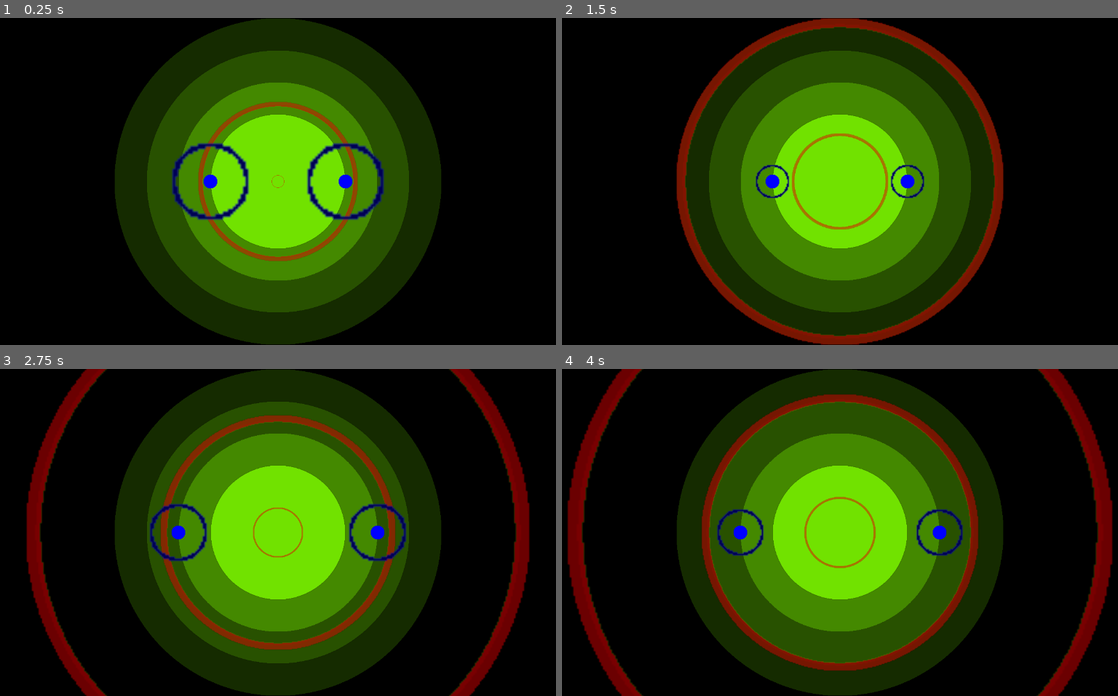
Above: before the commit, frames 1-4 (two rows, left to right).
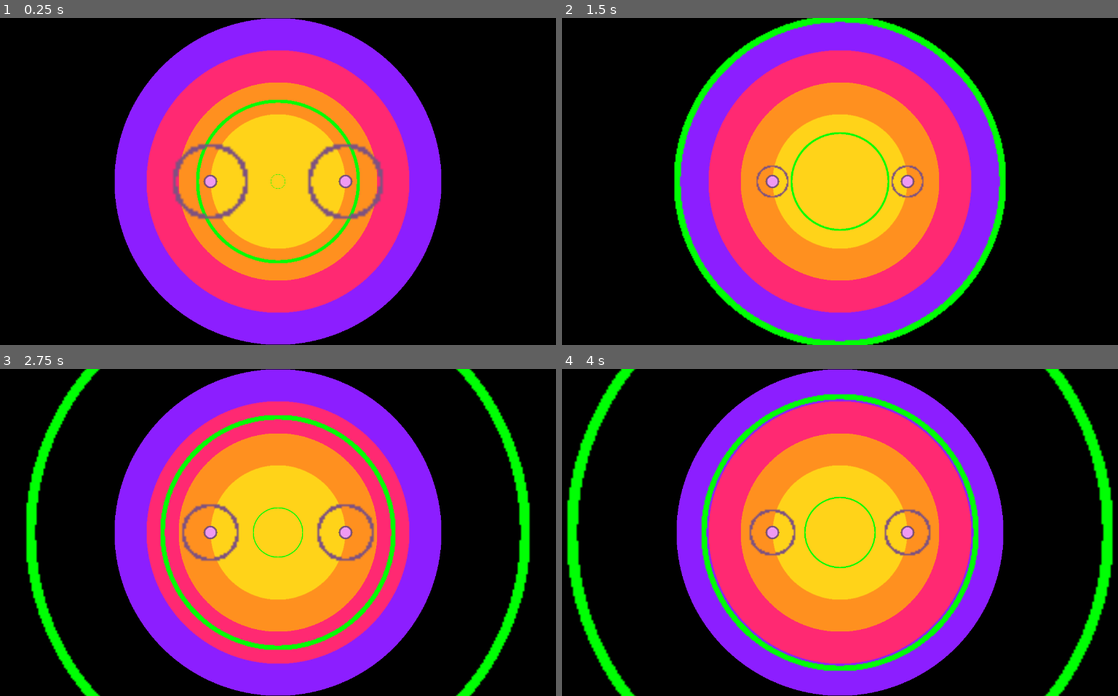
Above: after the commit, the same moments.

Repository: wispykey/epicenter
Game: Godot game, scene res://Main.tscn
Two runs of this game, one before a commit and one after it. Both use one fixed random seed, a clock stepped at 60 frames per second and the inputs below. Sound files missing from this copy of the repository are replaced by a short silence.
Inputs:
- Up to frame 1 (0.25 s): no input
- Up to frame 2 (1.5 s): hold J (hit_ring1_right) 0.53-1.28 s
- Up to frame 3 (2.75 s): hold J (hit_ring1_right) from 2.03 s (still down)
- Up to frame 4 (4 s): tap Enter at 3.5 s; release J (hit_ring1_right) at 3.53 s

The runs differ from the first frame. In frame 1, 46% of the frame differs, in the area x 20-80%, y 0-100%; in frame 2, 48%; in frame 3, 53%; in frame 4, 53%, in the area x 0-100%, y 0-100%.

Commit message:
Try synthwave color palette

Diff:
--- a/BeatMarker.tscn
+++ b/BeatMarker.tscn
@@ -4,8 +4,8 @@
 
 [sub_resource type="Gradient" id="Gradient_y7sgm"]
 interpolation_mode = 1
-offsets = PackedFloat32Array(0, 0.9, 0.98)
-colors = PackedColorArray(0, 0, 1, 1, 0, 0, 1, 1, 0, 0, 1, 0)
+offsets = PackedFloat32Array(0, 0.72, 0.94666666)
+colors = PackedColorArray(0.9372549, 0.6039216, 0.9490196, 1, 0.49400002, 0.32, 0.5, 1, 0, 0, 0, 0)
 
 [sub_resource type="GradientTexture2D" id="GradientTexture2D_27dc3"]
 gradient = SubResource("Gradient_y7sgm")
@@ -18,7 +18,7 @@
 [sub_resource type="Gradient" id="Gradient_27dc3"]
 interpolation_mode = 1
 offsets = PackedFloat32Array(0, 0.88, 1)
-colors = PackedColorArray(0, 0, 1, 0, 0, 0, 0.33333334, 1, 0, 0, 1, 0)
+colors = PackedColorArray(0.49411765, 0.32156864, 0.5019608, 0, 0.49411765, 0.32156864, 0.5019608, 1, 0.49411765, 0.32156864, 0.5019608, 0)
 
 [sub_resource type="GradientTexture2D" id="GradientTexture2D_w2220"]
 gradient = SubResource("Gradient_27dc3")
--- a/Main.tscn
+++ b/Main.tscn
@@ -21,7 +21,7 @@
 [sub_resource type="Gradient" id="Gradient_rxg2q"]
 interpolation_mode = 1
 offsets = PackedFloat32Array(0.98, 1)
-colors = PackedColorArray(0.085, 0.17, 0, 1, 0, 0, 0, 0)
+colors = PackedColorArray(0.54901963, 0.11764706, 1, 1, 0, 0, 0, 0)
 
 [sub_resource type="GradientTexture2D" id="GradientTexture2D_glv2v"]
 gradient = SubResource("Gradient_rxg2q")
@@ -34,7 +34,7 @@
 [sub_resource type="Gradient" id="Gradient_glv2v"]
 interpolation_mode = 1
 offsets = PackedFloat32Array(0.98, 1)
-colors = PackedColorArray(0.16, 0.32, 0, 1, 0, 0, 0, 0)
+colors = PackedColorArray(1, 0.16078432, 0.44705883, 1, 1, 0.16078432, 0.45882353, 0)
 
 [sub_resource type="GradientTexture2D" id="GradientTexture2D_uu6xs"]
 gradient = SubResource("Gradient_glv2v")
@@ -47,7 +47,7 @@
 [sub_resource type="Gradient" id="Gradient_r0du0"]
 interpolation_mode = 1
 offsets = PackedFloat32Array(0.96, 1)
-colors = PackedColorArray(0.27, 0.54, 0, 1, 0, 0, 0, 0)
+colors = PackedColorArray(1, 0.5647059, 0.12156863, 1, 1, 0.5647059, 0.12156863, 0)
 
 [sub_resource type="GradientTexture2D" id="GradientTexture2D_cm0pq"]
 gradient = SubResource("Gradient_r0du0")
@@ -60,7 +60,7 @@
 [sub_resource type="Gradient" id="Gradient_fos0i"]
 interpolation_mode = 1
 offsets = PackedFloat32Array(0.96, 1)
-colors = PackedColorArray(0.445, 0.89, 0, 1, 0, 0, 0, 0)
+colors = PackedColorArray(1, 0.827451, 0.09803922, 1, 1, 0.827451, 0.09803922, 0)
 
 [sub_resource type="GradientTexture2D" id="GradientTexture2D_3dxm6"]
 gradient = SubResource("Gradient_fos0i")
--- /dev/null
+++ b/all_downbeats_beatmap.tres
@@ -0,0 +1,14 @@
+[gd_resource type="Resource" script_class="BeatMap" load_steps=3 format=3 uid="uid://crkxwn1dgrn35"]
+
+[ext_resource type="Script" uid="uid://ebwt0iyw76lk" path="res://beatmap.gd" id="1_fqkim"]
+[ext_resource type="AudioStream" uid="uid://rk0c0lkr3oco" path="res://2024-01-17-#RadiateNeon_Cutscene.mp3" id="2_ejjs4"]
+
+[resource]
+script = ExtResource("1_fqkim")
+song_stream = ExtResource("2_ejjs4")
+right_side_timings = {
+1: PackedInt32Array(1)
+}
+left_side_timings = {
+1: PackedInt32Array(1)
+}
--- a/beatmap.gd
+++ b/beatmap.gd
@@ -1,44 +1,11 @@
 class_name BeatMap
 extends Resource
 
-var bpm: int = 120
-var song_stream = load("res://2024-01-17-#RadiateNeon_Cutscene.mp3")
+@export var bpm: int = 120
+@export var song_stream: AudioStream
+@export var is_symmetric: bool = true
+@export var is_looping: bool = true
 
 # Include all measures (even empty ones) for clarity
-var right_side_timings = {
-	1: [1],
-	2: [2],
-	3: [3],
-	4: [4],
-	5: [1],
-	6: [2],
-	7: [3],
-	8: [4],
-	9: [1],
-	10: [2],
-	11: [3],
-	12: [4],
-	13: [1],
-	14: [2],
-	15: [3],
-	16: [4],
-}
-
-var left_side_timings = {
-	1: [1],
-	2: [2],
-	3: [3],
-	4: [4],
-	5: [1],
-	6: [2],
-	7: [3],
-	8: [4],
-	9: [1],
-	10: [2],
-	11: [3],
-	12: [4],
-	13: [1],
-	14: [2],
-	15: [3],
-	16: [4],
-}
+@export var right_side_timings = {}
+@export var left_side_timings = {}
--- a/beatmap.tres
+++ /dev/null
@@ -1,6 +0,0 @@
-[gd_resource type="Resource" load_steps=2 format=3 uid="uid://crkxwn1dgrn35"]
-
-[ext_resource type="Script" uid="uid://ebwt0iyw76lk" path="res://beatmap.gd" id="1_a3w70"]
-
-[resource]
-script = ExtResource("1_a3w70")
--- a/main.gd
+++ b/main.gd
@@ -59,14 +59,14 @@
 var right_side_spawn_timings = {}
 
 func _ready() -> void:
-	Conductor.beats(0.125).connect(_on_sixteenth_notes_update_time_elapsed)
+	Conductor.beats(0.0625).connect(_on_sixteenth_notes_update_time_elapsed)
 	Conductor.beats(4).connect(_on_downbeat_reset_time_elapsed)
 	Conductor.beats(4).connect(_on_third_beat_spawn_next_indicator)
 	Conductor.beats(4).connect(_on_measure_start_spawn_beat_markers)
 
 	init_ring_pulses()
 
-	current_beatmap = load("res://beatmap.tres")
+	current_beatmap = load("res://all_downbeats_beatmap.tres")
 	compute_spawn_timings()
 
 	Conductor.countdown(4)
@@ -132,7 +132,7 @@
 		marker.indicator.scale = Vector2(new_scale, new_scale)
 
 func _on_sixteenth_notes_update_time_elapsed(_count):
-	var step = (Conductor.beat_length / 8.0)
+	var step = (Conductor.beat_length / 16.0)
 	for indicator in $BeatIndicators.get_children():
 		indicator.measure_time_elapsed += step
 	for indicator in $BeatMarkers.get_children():
@@ -154,18 +154,26 @@
 	$BeatIndicators.add_child(new_indicator)
 
 func _on_measure_start_spawn_beat_markers(_count):
-	# Shift to 1-indexing (RhythmNotifier uses 0-indexing
+	# Shift to 1-indexing (RhythmNotifier uses 0-indexing)
 	var current_measure = floori((Conductor.current_beat) / 4.0) + 1
 
-	print(Conductor.current_beat)
-
-	if current_measure in left_side_spawn_timings:
-		for marker_timing in left_side_spawn_timings[current_measure]:
+	if current_beatmap.is_looping:
+		for marker_timing in right_side_spawn_timings.get(1):
+			var marker = beat_marker_scene.instantiate()
+			marker.position = RIGHT_MARKER_QUARTER_NOTE_POSITIONS[marker_timing - 1]
+			$BeatMarkers.add_child(marker)
+		for marker_timing in left_side_spawn_timings.get(1):
 			var marker = beat_marker_scene.instantiate()
 			marker.position = LEFT_MARKER_QUARTER_NOTE_POSITIONS[marker_timing - 1]
 			$BeatMarkers.add_child(marker)
-	if current_measure in right_side_spawn_timings:
-		for marker_timing in right_side_spawn_timings[current_measure]:
-			var marker = beat_marker_scene.instantiate()
-			marker.position = RIGHT_MARKER_QUARTER_NOTE_POSITIONS[marker_timing - 1]
-			$BeatMarkers.add_child(marker)
+	else:
+		if current_measure in right_side_spawn_timings:
+			for marker_timing in right_side_spawn_timings[current_measure]:
+				var marker = beat_marker_scene.instantiate()
+				marker.position = RIGHT_MARKER_QUARTER_NOTE_POSITIONS[marker_timing - 1]
+				$BeatMarkers.add_child(marker)
+		if current_measure in left_side_spawn_timings:
+			for marker_timing in left_side_spawn_timings[current_measure]:
+				var marker = beat_marker_scene.instantiate()
+				marker.position = LEFT_MARKER_QUARTER_NOTE_POSITIONS[marker_timing - 1]
+				$BeatMarkers.add_child(marker)
--- a/project.godot
+++ b/project.godot
@@ -23,7 +23,6 @@
 
 window/size/viewport_width=1280
 window/size/viewport_height=720
-window/size/mode=3
 window/stretch/mode="viewport"
 
 [input]
--- a/ring_gradient.tres
+++ b/ring_gradient.tres
@@ -3,4 +3,4 @@
 [resource]
 interpolation_mode = 1
 offsets = PackedFloat32Array(0, 0.94, 0.96, 1)
-colors = PackedColorArray(0.445, 0.89, 0, 0, 0.89, 0, 0.014833107, 0.5372549, 0.89, 0, 0.014833107, 0.4745098, 0, 0, 0, 0)
+colors = PackedColorArray(0.445, 0.89, 0, 0, 0, 1, 0.015686275, 0, 0, 1, 0.015686275, 1, 0, 1, 0, 0)
